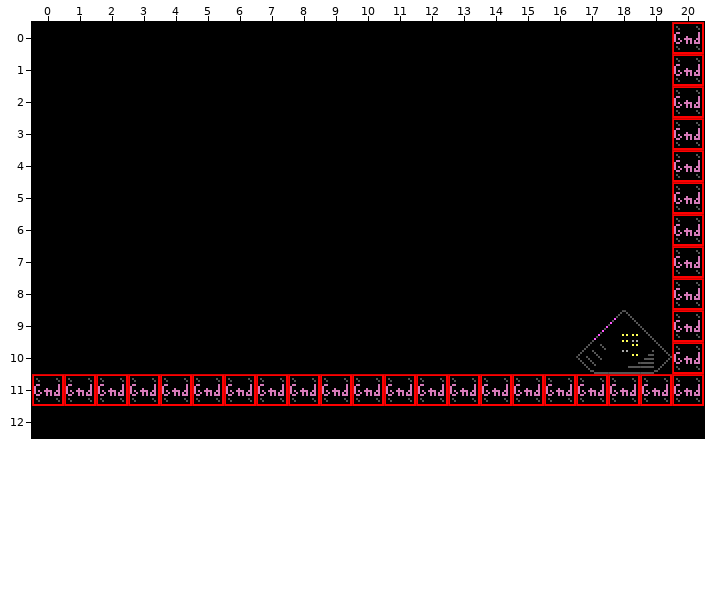
Two versions of a level (Tiled map, levels/0C04.tmx). The first picture shows the starting point.
Cells are 16x16 px. Shown: x 0..20, y 0..12.
After the commit:
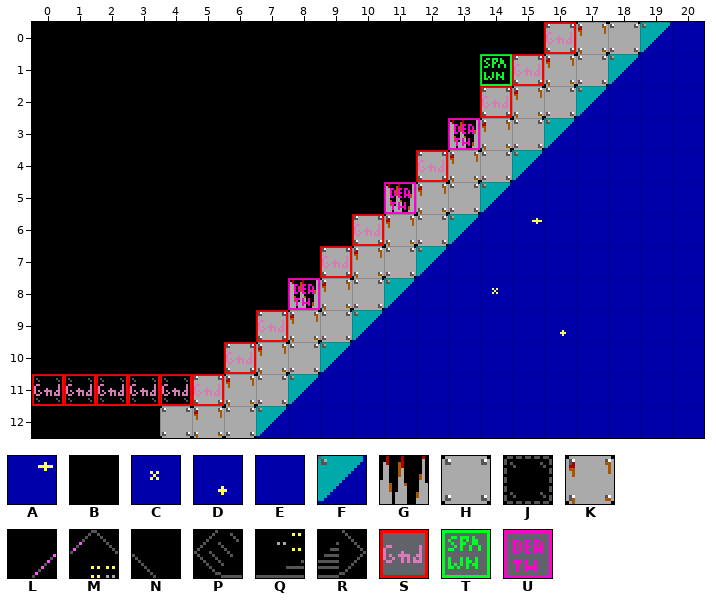
Key: from "Tileset": A 2, B 17, C 22, D 23, E 44, F 63, G 78, H 79, J 98, K 99, L 117, M 118, N 119, P 137, Q 138, R 139; from "obj_layer": S 1, T 2, U 3.
_ is an empty cell.
From old to new:
Layer "bg":
The edit turns tile B into tile A in row 6 at x 15.
The edit turns tile B into tile C in row 8 at x 14.
The edit turns tile B into tile D in row 9 at x 16.
The edit turns tile B into tile E in row 1 at x 19; in row 2 at x 18 to 19; in row 3 at x 17 to 19; in row 4 at x 16 to 19; in row 5 at x 15 to 19; in row 6 at x 14 and 16 to 19.
The edit turns tile B into tile E in row 7 at x 13 to 19; in row 8 at x 12 to 13 and 15 to 19; in row 9 at x 11 to 15; in row 10 at x 10 to 16; in row 12 at x 8 to 20.
The edit turns tile J into tile E in rows 0 to 10 at x 20; in row 11 at x 9 to 20.
The edit turns tile L into tile E in row 9 at x 17.
The edit turns tile M into tile E in row 9 at x 18.
The edit turns tile N into tile E in row 9 at x 19.
The edit turns tile P into tile E in row 10 at x 17.
The edit turns tile Q into tile E in row 10 at x 18.
The edit turns tile R into tile E in row 10 at x 19.
The edit turns tile B into tile F in row 0 at x 19; in row 1 at x 18; in row 2 at x 17; in row 3 at x 16; in row 4 at x 15; in row 5 at x 14.
The edit turns tile B into tile F in row 6 at x 13; in row 7 at x 12; in row 8 at x 11; in row 9 at x 10; in row 10 at x 9; in row 12 at x 7.
The edit turns tile J into tile F in row 11 at x 8.
The edit turns tile B into tile G in row 3 at x 13; in row 5 at x 11; in row 8 at x 8.
The edit turns tile B into tile H in row 0 at x 16 and 18; in row 1 at x 15 and 17; in row 2 at x 14 and 16; in row 3 at x 15; in row 4 at x 12 and 14; in row 5 at x 13.
The edit turns tile B into tile H in row 6 at x 10 and 12; in row 7 at x 9 and 11; in row 8 at x 10; in row 9 at x 7 and 9; in row 10 at x 6 and 8; in row 12 at x 4 and 6.
The edit turns tile J into tile H in row 11 at x 5 and 7.
The edit turns tile B into tile K in row 0 at x 17; in row 1 at x 16; in row 2 at x 15; in row 3 at x 14; in row 4 at x 13; in row 5 at x 12.
The edit turns tile B into tile K in row 6 at x 11; in row 7 at x 10; in row 8 at x 9; in row 9 at x 8; in row 10 at x 7; in row 12 at x 5.
The edit turns tile J into tile K in row 11 at x 6.
Layer "col":
There is now tile S in row 0 at x 16; in row 1 at x 15; in row 2 at x 14; in row 4 at x 12; in row 6 at x 10; in row 7 at x 9.
There is now tile S in row 9 at x 7; in row 10 at x 6.
There is now tile T in row 1 at x 14.
There is now tile U in row 3 at x 13; in row 5 at x 11; in row 8 at x 8.
Tile S is removed in rows 0 to 10 at x 20; in row 11 at x 6 to 20.
